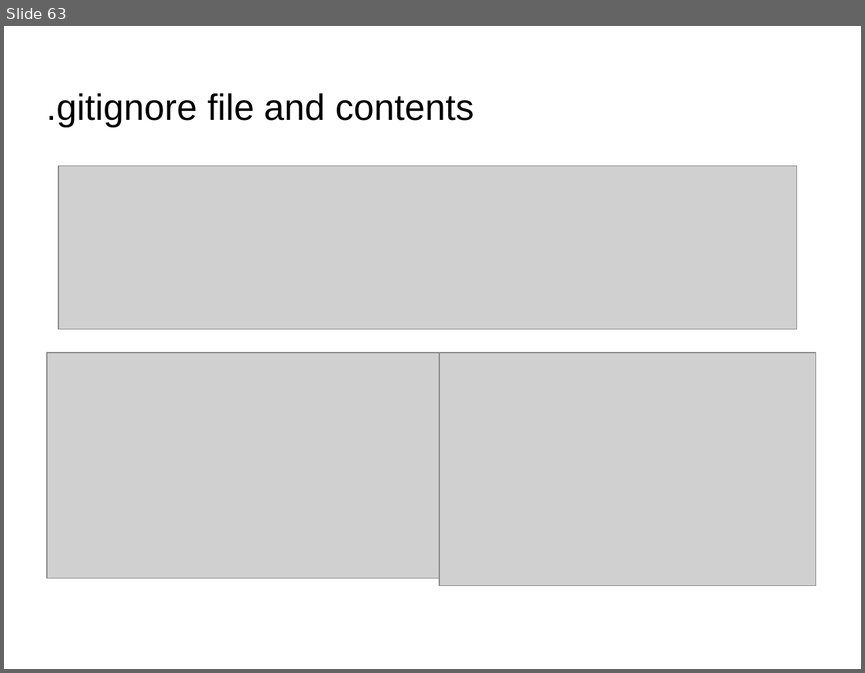
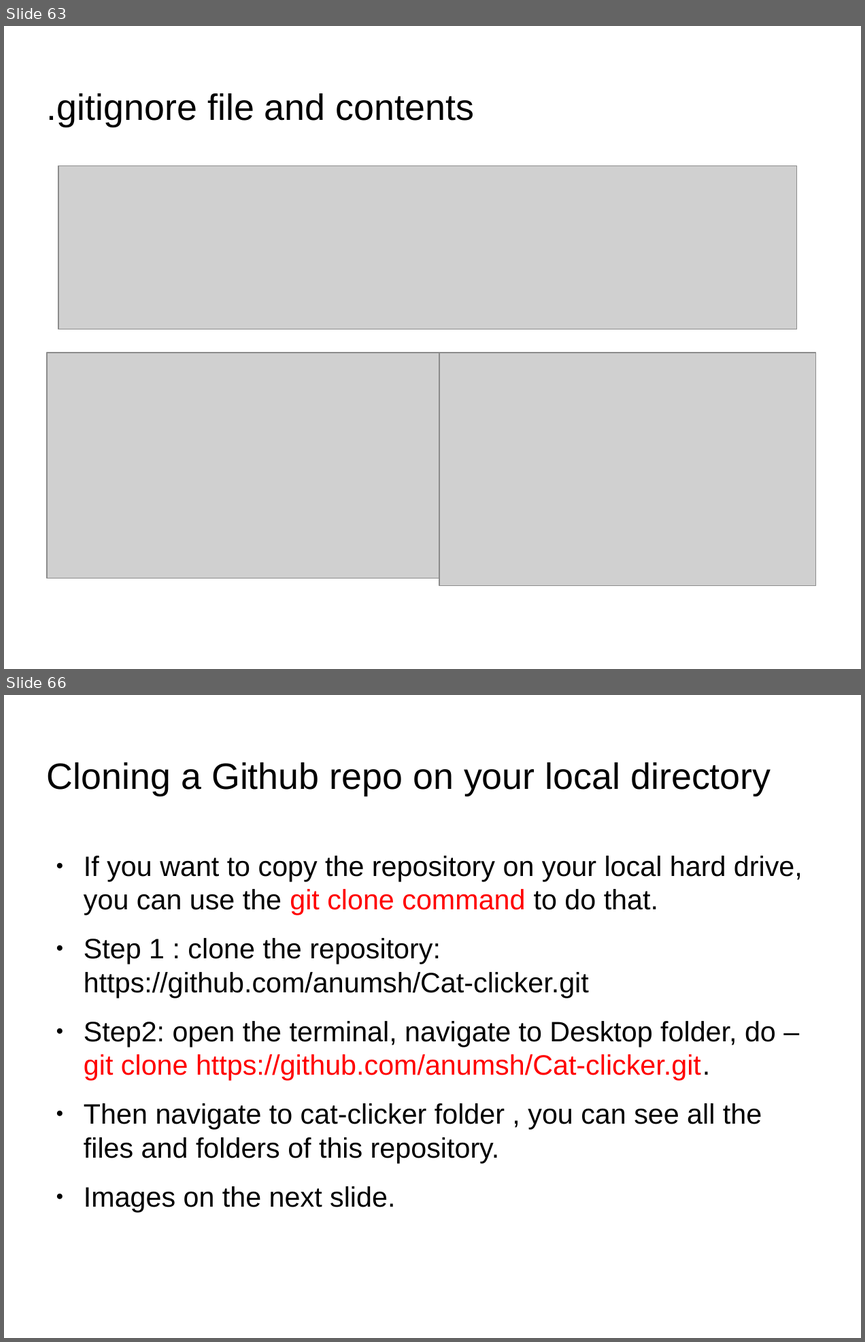
Before and after one commit to anumsh/Learning-Git-and-Github, a slide deck: git_and_GitHub.odp. Shown one above the other, each under a label of ours: slide 63 before the commit, slides 63 and 66 after it; the slides between them are not shown. The pictures are 865x673 and 865x1342 pixels, drawn with LibreOffice and Linux fonts; fonts in the diff are those of the drawing; grey boxes stand for pictures; background and template pictures are left out. Boxes give left, top, right and bottom in pixels: in the first picture for what was removed or moved away, otherwise in the second. Text is boxed around its words. In the diff, an @@ line names an element or a change of style, - is before the commit and + after.

Commit message:
feat: Cloning individual Branches

```diff
--- a/git_and_GitHub.odp
+++ b/git_and_GitHub.odp
@@ slide 66 added at box(4, 695, 861, 1338), background picture (left out) @@
@@ title added at box(47, 762, 770, 796), 33.9 pt, text #000000 @@
+Cloning a Github repo on your local directory
@@ text added at box(84, 855, 802, 1212), 26 pt, text #000000 @@
+● If you want to copy the repository on your local hard drive, you can use the git clone command to do that.
+● Step 1 : clone the repository: https://github.com/anumsh/Cat-clicker.git
+● Step2: open the terminal, navigate to Desktop folder, do – git clone https://github.com/anumsh/Cat-clicker.git.
+● Then navigate to cat-clicker folder , you can see all the files and folders of this repository.
+● Images on the next slide.
```
Also in this commit, not shown: 1 slide changed, 9 other slides added, 3 other files.
